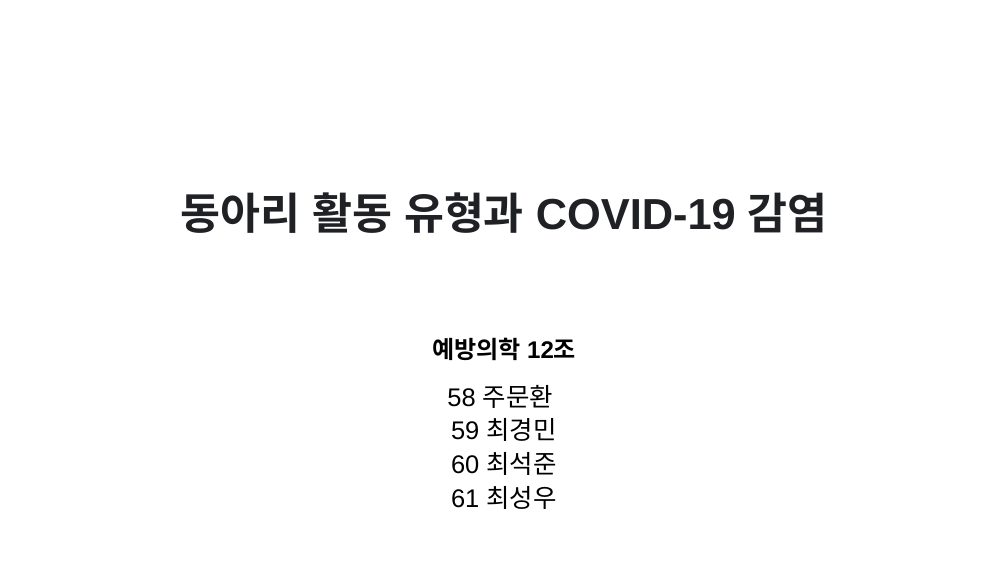
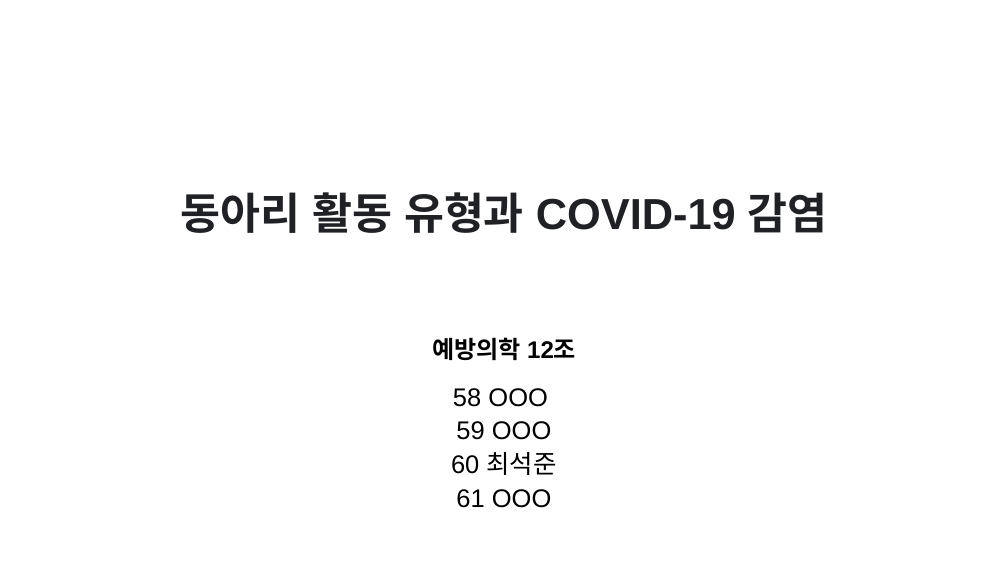
Before and after one commit to chltjrwns1gh/COVID19AndCollegeClubActivity, a slide deck: slide 1 of 역학 12조 (1).pptx. Drawn at 1008x567 pixels with LibreOffice and Linux fonts; fonts in the diff are those of the drawing; background and template pictures are left out. Boxes give left, top, right and bottom in pixels: in the first picture for what was removed or moved away, otherwise in the second. Text is boxed around its words. In the diff, an @@ line names an element or a change of style, - is before the commit and + after.

```diff
--- a/역학 12조 (1).pptx
+++ b/역학 12조 (1).pptx
@@ subtitle at (453,388,551,440): text changed @@
-58 주문환
-59 최경민
+58 OOO
+59 OOO
@@ subtitle at (456,489,551,508): text changed @@
-61 최성우
+61 OOO
```
Also in this commit, not shown: 2 other slides changed.
